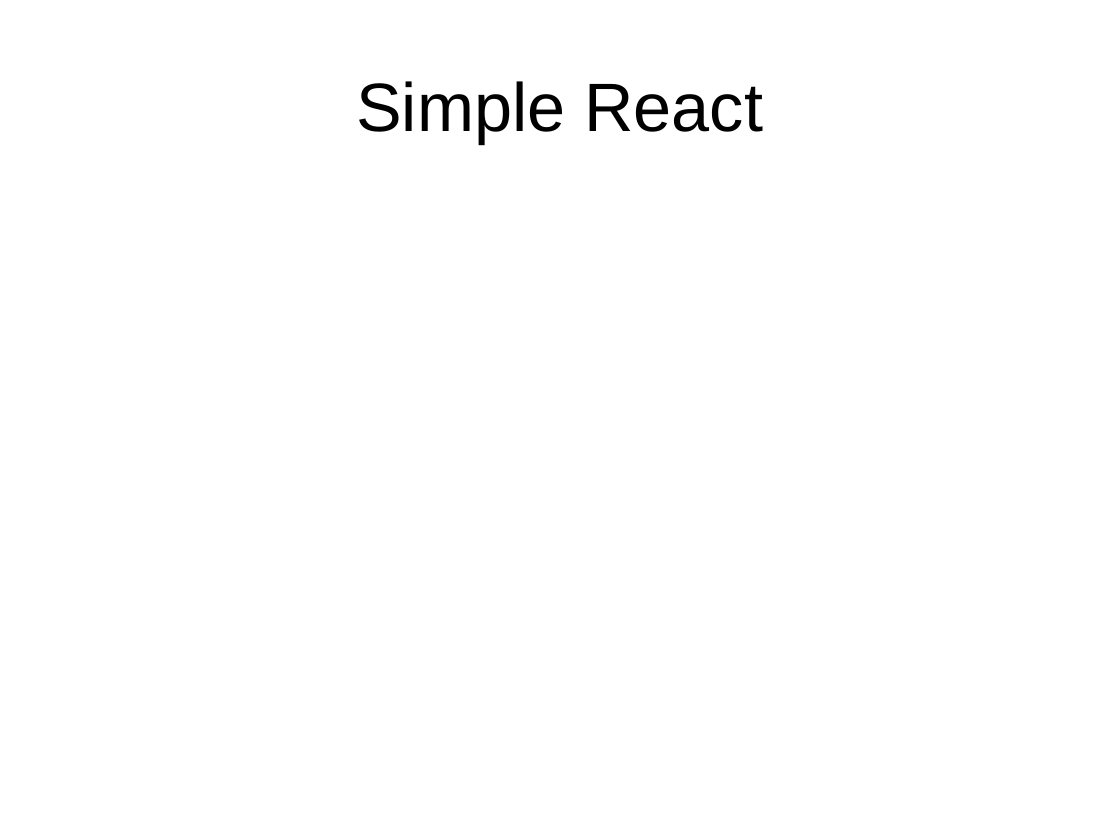
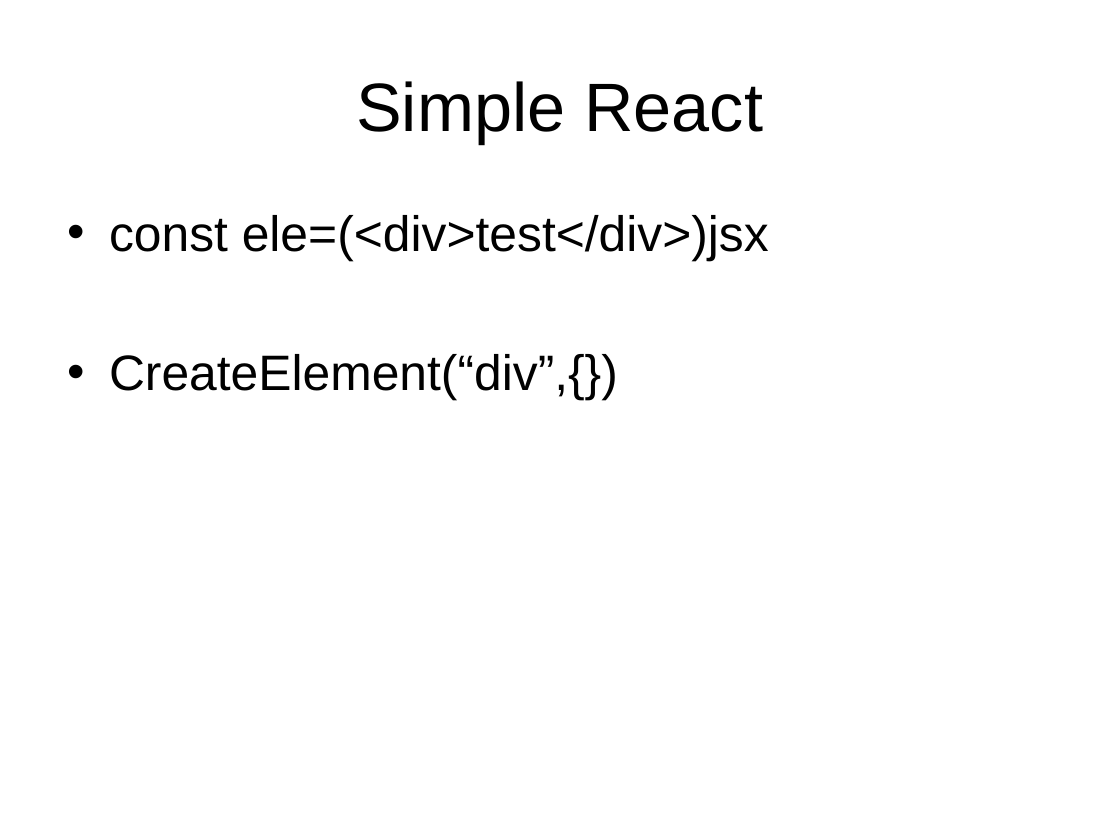
Before and after one commit to andywang2019/interview, a slide deck: slide 33 of lecture/js.pptx (slide 35 before the commit). Drawn at 1120x840 pixels with LibreOffice and Linux fonts; fonts in the diff are those of the drawing. Boxes give left, top, right and bottom in pixels: in the first picture for what was removed or moved away, otherwise in the second. Text is boxed around its words. In the diff, an @@ line names an element or a change of style, - is before the commit and + after.

Commit message:
react-simple: for lesson8 :react DIY

```diff
--- a/lecture/js.pptx
+++ b/lecture/js.pptx
@@ text added at <box>109,215,769,401</box>, 32 pt, text #000000 @@
+• const ele=(<div>test</div>)jsx
+• CreateElement(“div”,{})
```
Also in this commit, not shown: 6 other files.
